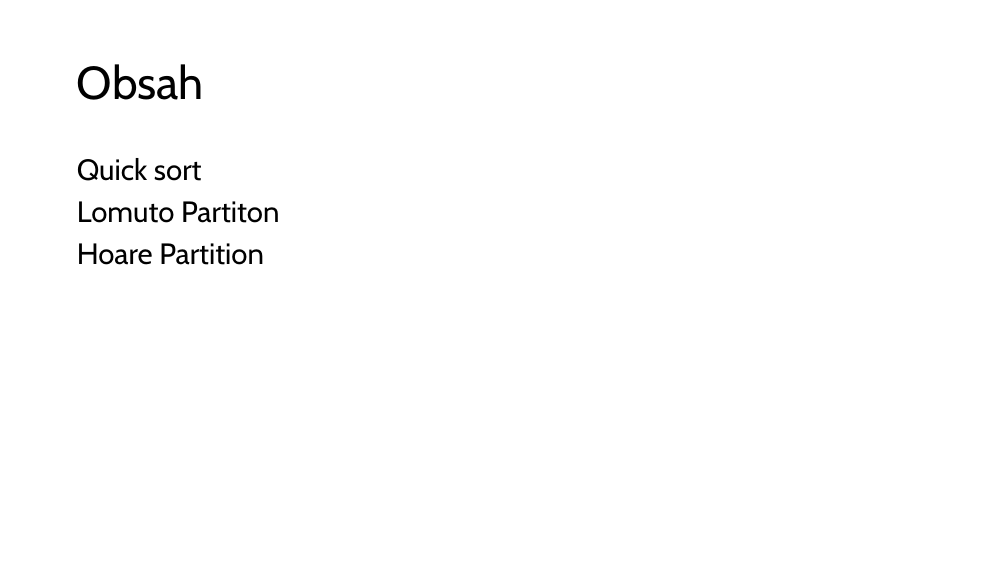
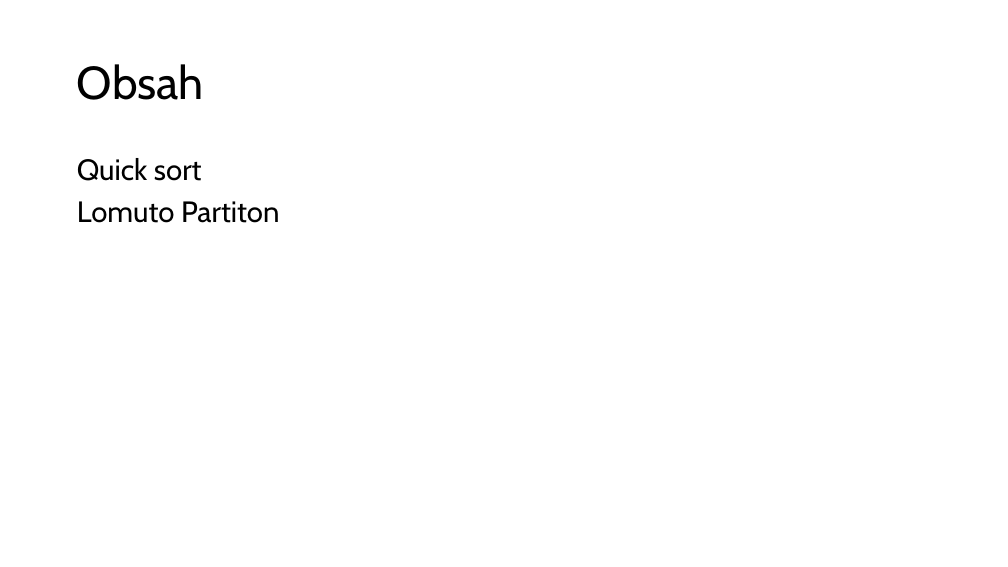
Before and after one commit to ekral/FAI, a slide deck: slide 2 of PA/seminar/Prezentace_seminar_ZAP_8_quick_sort.pptx. Drawn at 1008x567 pixels with LibreOffice and Linux fonts; fonts in the diff are those of the drawing. Boxes give left, top, right and bottom in pixels: in the first picture for what was removed or moved away, otherwise in the second. Text is boxed around its words. In the diff, an @@ line names an element or a change of style, - is before the commit and + after.

```diff
--- a/PA/seminar/Prezentace_seminar_ZAP_8_quick_sort.pptx
+++ b/PA/seminar/Prezentace_seminar_ZAP_8_quick_sort.pptx
@@ text at <box>77,243,264,265</box>: paragraph removed @@
-Hoare Partition
```
Also in this commit, not shown: 23 other slides changed, 3 slides added.
